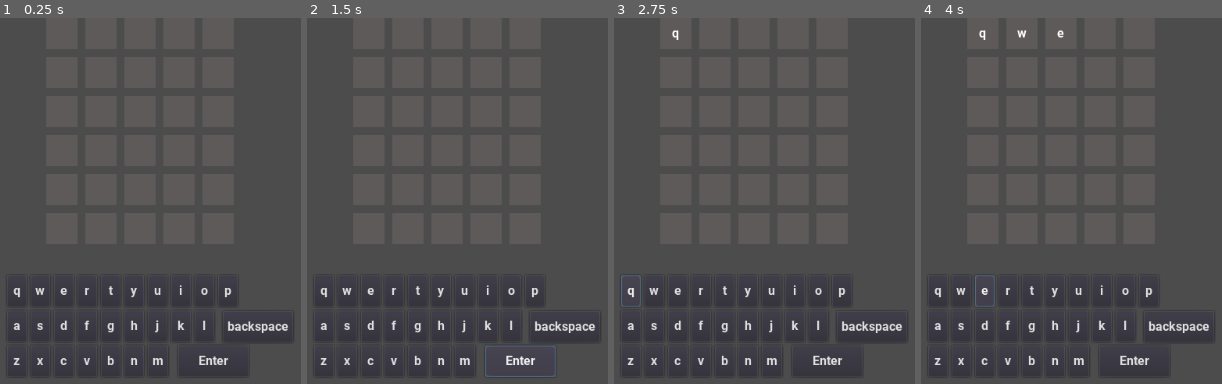
Above: before the commit, frames 1-4 (left to right).
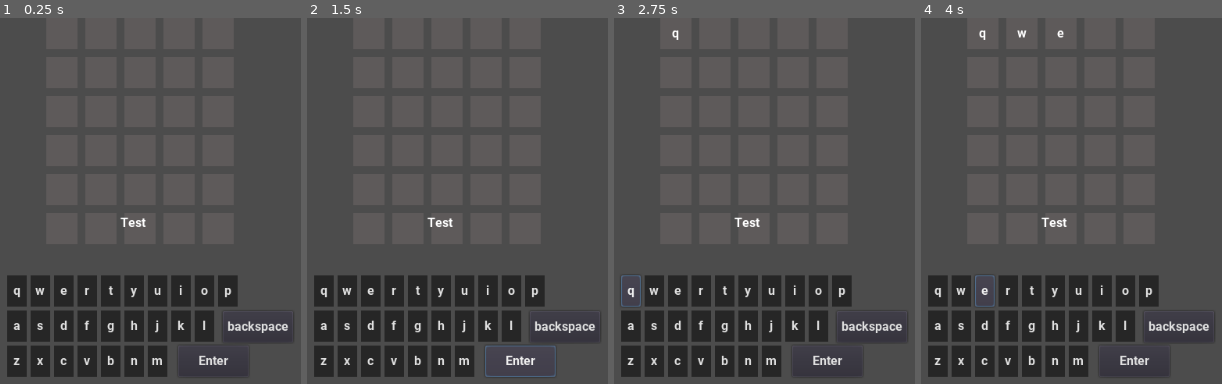
Above: after the commit, the same moments.

Repository: amil-ck/Jujudle
Game: Godot game, scene res://Node2D.tscn
Same seed, same stepped clock (60 frames per second), same inputs: the game is played once before the commit and once after it.
Inputs:
- Up to frame 1 (0.25 s): no input
- Up to frame 2 (1.5 s): click "Enter" at 0.5 s; click "Enter" at 1.25 s
- Up to frame 3 (2.75 s): click "q" at 2 s
- Up to frame 4 (4 s): click "w" at 2.75 s; click "e" at 3.5 s

The runs differ from the first frame. In frame 1, 12% of the frame differs, in the area x 2-80%, y 54-99%; in frame 2, 12%; in frame 3, 11%; in frame 4, 11%.

Commit message:
Buttons! change! colour! (also other testin)

Diff:
--- a/Godot/Letter_Button.gd
+++ b/Godot/Letter_Button.gd
@@ -1,6 +1,20 @@
 extends Button
 
+export var color = "black"
 var main
+
+var power = {
+	"black" : 0,
+	"grey" : 1,
+	"blue" : 2,
+	"red" : 3,
+}
+
 
 func _on_Node2D_pressed():
 	main.enter_letter(text)
+
+func play_anim(anim):
+	print(power[color])
+	if power[anim] > power[color]:
+		$AnimationPlayer.play(anim)
--- a/Godot/Letter_Button.tscn
+++ b/Godot/Letter_Button.tscn
@@ -1,10 +1,121 @@
-[gd_scene load_steps=2 format=2]
+[gd_scene load_steps=10 format=2]
 
 [ext_resource path="res://Letter_Button.gd" type="Script" id=1]
+[ext_resource path="res://black_button.tres" type="StyleBox" id=2]
+[ext_resource path="res://grey_button.tres" type="StyleBox" id=3]
+
+[sub_resource type="Animation" id=6]
+length = 0.001
+tracks/0/type = "value"
+tracks/0/path = NodePath(".:color")
+tracks/0/interp = 1
+tracks/0/loop_wrap = true
+tracks/0/imported = false
+tracks/0/enabled = true
+tracks/0/keys = {
+"times": PoolRealArray( 0 ),
+"transitions": PoolRealArray( 1 ),
+"update": 1,
+"values": [ "black" ]
+}
+
+[sub_resource type="StyleBoxFlat" id=2]
+bg_color = Color( 0.352941, 0.713726, 0.929412, 1 )
+
+[sub_resource type="Animation" id=3]
+resource_name = "blue"
+tracks/0/type = "value"
+tracks/0/path = NodePath(".:custom_styles/normal")
+tracks/0/interp = 1
+tracks/0/loop_wrap = true
+tracks/0/imported = false
+tracks/0/enabled = true
+tracks/0/keys = {
+"times": PoolRealArray( 0, 1 ),
+"transitions": PoolRealArray( 1, 1 ),
+"update": 1,
+"values": [ ExtResource( 2 ), SubResource( 2 ) ]
+}
+tracks/1/type = "value"
+tracks/1/path = NodePath(".:color")
+tracks/1/interp = 1
+tracks/1/loop_wrap = true
+tracks/1/imported = false
+tracks/1/enabled = true
+tracks/1/keys = {
+"times": PoolRealArray( 1 ),
+"transitions": PoolRealArray( 1 ),
+"update": 1,
+"values": [ "blue" ]
+}
+
+[sub_resource type="Animation" id=1]
+resource_name = "grey"
+tracks/0/type = "value"
+tracks/0/path = NodePath(".:custom_styles/normal")
+tracks/0/interp = 1
+tracks/0/loop_wrap = true
+tracks/0/imported = false
+tracks/0/enabled = true
+tracks/0/keys = {
+"times": PoolRealArray( 0, 1 ),
+"transitions": PoolRealArray( 1, 1 ),
+"update": 1,
+"values": [ ExtResource( 2 ), ExtResource( 3 ) ]
+}
+tracks/1/type = "value"
+tracks/1/path = NodePath(".:color")
+tracks/1/interp = 1
+tracks/1/loop_wrap = true
+tracks/1/imported = false
+tracks/1/enabled = true
+tracks/1/keys = {
+"times": PoolRealArray( 1 ),
+"transitions": PoolRealArray( 1 ),
+"update": 1,
+"values": [ "grey" ]
+}
+
+[sub_resource type="StyleBoxFlat" id=4]
+bg_color = Color( 0.827451, 0.121569, 0.121569, 1 )
+
+[sub_resource type="Animation" id=5]
+resource_name = "red"
+tracks/0/type = "value"
+tracks/0/path = NodePath(".:custom_styles/normal")
+tracks/0/interp = 1
+tracks/0/loop_wrap = true
+tracks/0/imported = false
+tracks/0/enabled = true
+tracks/0/keys = {
+"times": PoolRealArray( 0, 1 ),
+"transitions": PoolRealArray( 1, 1 ),
+"update": 1,
+"values": [ ExtResource( 2 ), SubResource( 4 ) ]
+}
+tracks/1/type = "value"
+tracks/1/path = NodePath(".:color")
+tracks/1/interp = 1
+tracks/1/loop_wrap = true
+tracks/1/imported = false
+tracks/1/enabled = true
+tracks/1/keys = {
+"times": PoolRealArray( 1 ),
+"transitions": PoolRealArray( 1 ),
+"update": 1,
+"values": [ "red" ]
+}
 
 [node name="Node2D" type="Button"]
 margin_right = 25.0
 margin_bottom = 40.0
+custom_styles/normal = ExtResource( 2 )
 script = ExtResource( 1 )
 
+[node name="AnimationPlayer" type="AnimationPlayer" parent="."]
+anims/RESET = SubResource( 6 )
+anims/blue = SubResource( 3 )
+anims/grey = SubResource( 1 )
+anims/red = SubResource( 5 )
+
 [connection signal="pressed" from="." to="." method="_on_Node2D_pressed"]
--- a/Godot/Main.gd
+++ b/Godot/Main.gd
@@ -96,6 +96,9 @@
 		button.text = letter_list[i]
 		button.rect_position = button_inital + Vector2(button_x, button_y)
 		button.main = self
+
+		letter_dict[letter_list[i]] = button
+
 		$CanvasLayer/Buttons.add_child(button)
 
 func enter_letter(letter):
@@ -120,6 +123,7 @@
 		guess = getContents(cur_y)
 		var result = check(answer, guess)
 		change_colour(result)
+		button_colour(guess, result)
 		if cur_y < 5:
 			cur_y += 1
 			cur_x = 0
@@ -163,6 +167,10 @@
 	for i in range(len(result)):
 		box_array[cur_y][i].play_anim(result[i])
 
+func button_colour(guess, result):
+	for i in range(len(result)):
+		letter_dict[guess[i]].play_anim(result[i])
+
 
 func _on_backspace_pressed():
 	if cur_x > 0:
@@ -175,6 +183,7 @@
 		guess = getContents(cur_y)
 		var result = check(answer, guess)
 		change_colour(result)
+		button_colour(guess, result)
 		if cur_y < 5:
 			cur_y += 1
 			cur_x = 0
--- a/Godot/Node2D.tscn
+++ b/Godot/Node2D.tscn
@@ -17,6 +17,13 @@
 margin_right = 20.0
 margin_bottom = 20.0
 
+[node name="Label" type="Label" parent="CanvasLayer/Buttons"]
+margin_left = -5.0
+margin_top = -27.0
+margin_right = 34.0
+margin_bottom = -7.0
+text = "Test"
+
 [node name="backspace" type="Button" parent="CanvasLayer/Buttons"]
 margin_left = 126.0
 margin_top = 96.0
@@ -31,11 +38,5 @@
 margin_bottom = 180.0
 text = "Enter"
 
-[node name="Label" type="Label" parent="CanvasLayer/Buttons"]
-margin_left = -4.0
-margin_top = 217.0
-margin_right = 35.0
-margin_bottom = 237.0
-
 [connection signal="pressed" from="CanvasLayer/Buttons/backspace" to="." method="_on_backspace_pressed"]
 [connection signal="pressed" from="CanvasLayer/Buttons/enter" to="." method="_on_enter_pressed"]
--- /dev/null
+++ b/Godot/black_button.tres
@@ -0,0 +1,4 @@
+[gd_resource type="StyleBoxFlat" format=2]
+
+[resource]
+bg_color = Color( 0.152941, 0.152941, 0.152941, 1 )
--- /dev/null
+++ b/Godot/grey_button.tres
@@ -0,0 +1,3 @@
+[gd_resource type="StyleBoxFlat" format=2]
+
+[resource]
Not shown, changed: Godot/Export/JuJudle.html
Not shown, changed: Godot/Export/JuJudle.pck
Not shown, changed: JuJudle.pck
Not shown, changed: index.html
